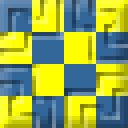
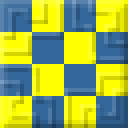
Two versions of the same layered image (128x128). Layer-by-layer changes:
"Lines": blend overlay → normal over 0, 0, 128, 128
